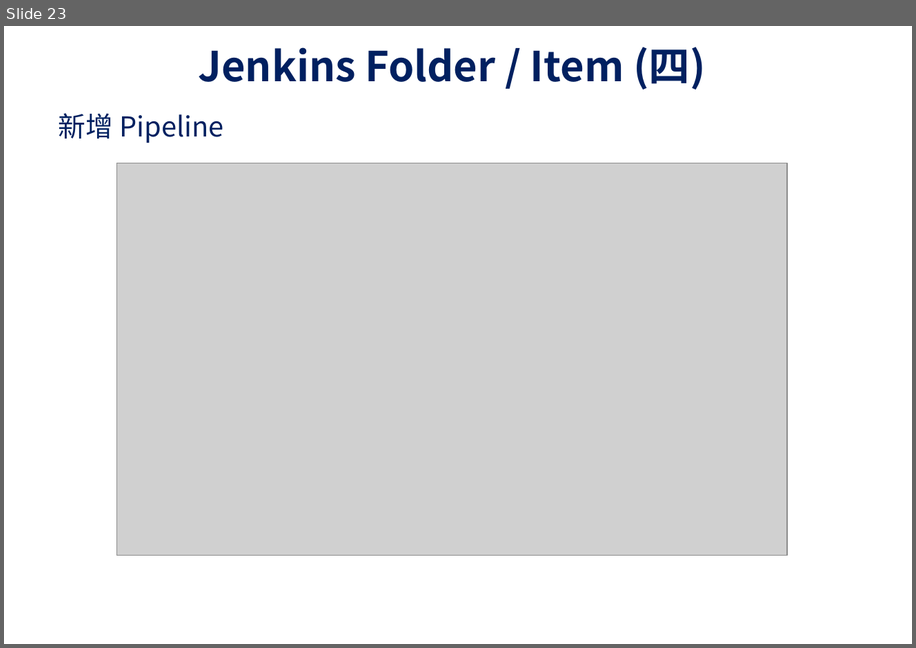
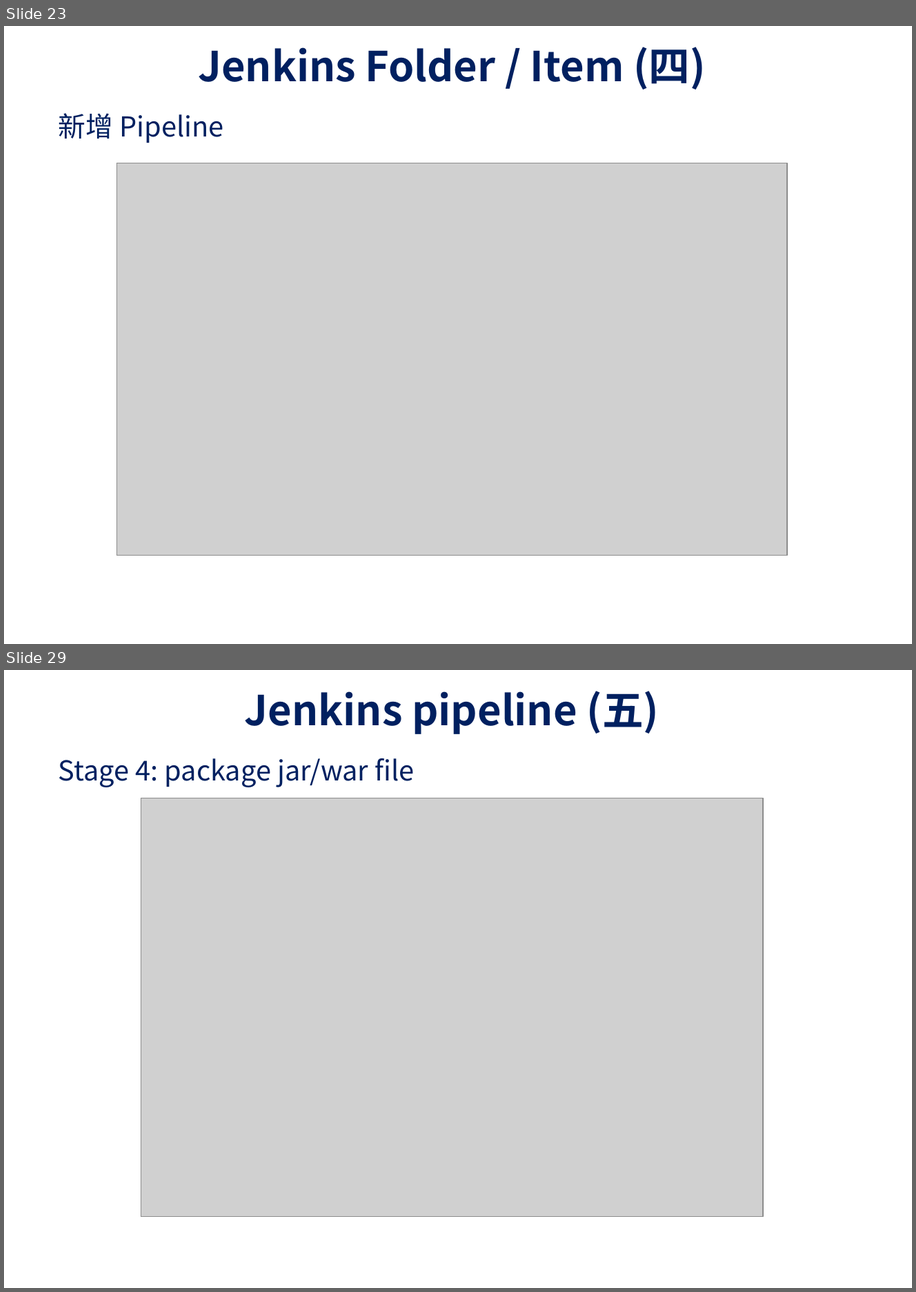
Before and after one commit to UDFWu/transfile, a slide deck: CICD Process.pptx. Shown one above the other, each under a label of ours: slide 23 before the commit, slides 23 and 29 after it; the slides between them are not shown. The pictures are 916x648 and 916x1292 pixels, drawn with LibreOffice and Linux fonts; fonts in the diff are those of the drawing; grey boxes stand for pictures; background and template pictures are left out. Boxes give left, top, right and bottom in pixels: in the first picture for what was removed or moved away, otherwise in the second. Text is boxed around its words. In the diff, an @@ line names an element or a change of style, - is before the commit and + after.

```diff
--- a/CICD Process.pptx
+++ b/CICD Process.pptx
@@ slide 29 added at box(4, 670, 912, 1288), background picture (left out) @@
@@ title added at box(245, 691, 659, 734), 36 pt, text #002060, bold @@
+Jenkins pipeline (五)
@@ text added at box(59, 758, 414, 787), 24 pt, text #002060 @@
+Stage 4: package jar/war file
@@ picture added at box(141, 798, 763, 1216) @@
```
Also in this commit, not shown: 7 other slides added.
